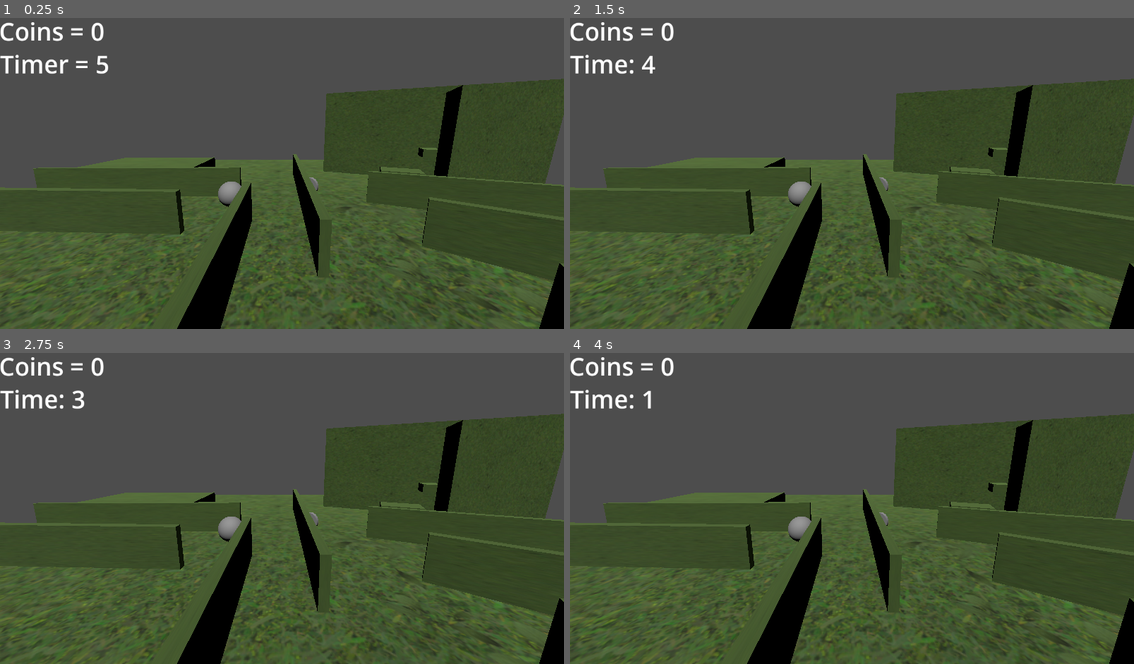
Above: before the commit, frames 1-4 (two rows, left to right).
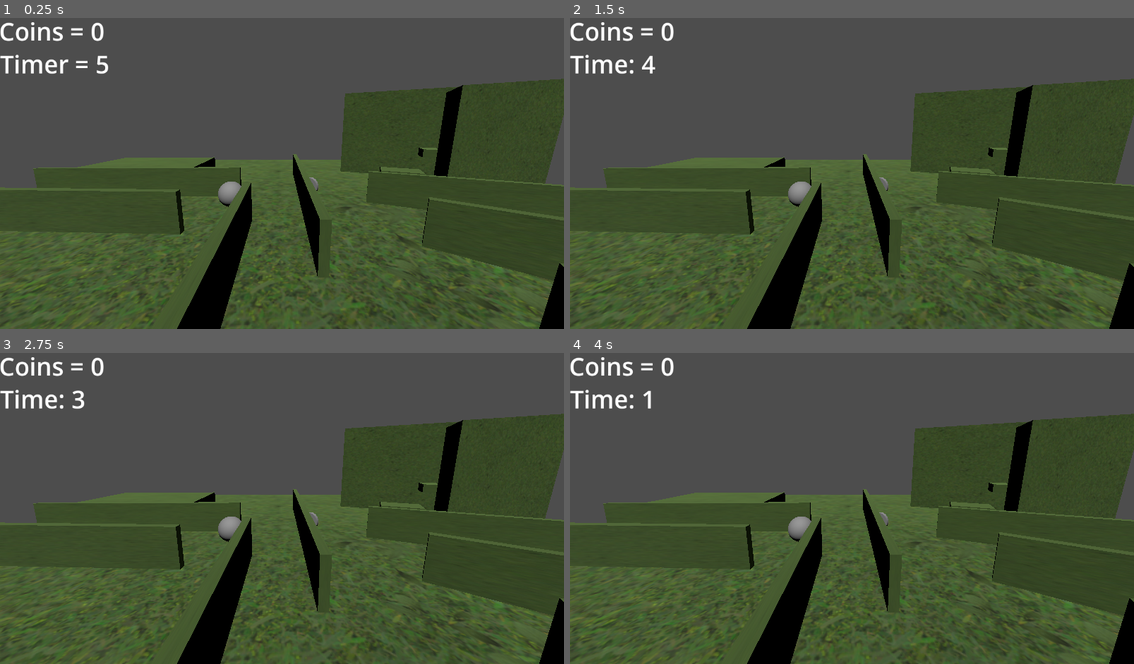
Above: after the commit, the same moments.

Repository: BAD-boys1/Intro-Game
Game: Godot game, scene res://Intro.tscn
Two runs of this game, one before a commit and one after it. Both use one fixed random seed, a clock stepped at 60 frames per second and the inputs below.
Inputs:
- Up to frame 1 (0.25 s): no input
- Up to frame 2 (1.5 s): tap Enter at 0.5 s
- Up to frame 3 (2.75 s): no input
- Up to frame 4 (4 s): tap Space at 2.75 s

The runs differ from the first frame. In frame 1, 0.9% of the frame differs, in the area x 57-86%, y 21-51%; in frame 2, 0.9%; in frame 3, 0.9%; in frame 4, 0.9%.

Commit message:
Update Intro.tscn

Diff:
--- a/Intro.tscn
+++ b/Intro.tscn
@@ -103,7 +103,7 @@
 size = Vector3(1.66153, 4.41507, 2.57468)
 
 [node name="Wall13" type="CSGBox3D" parent="Floor"]
-transform = Transform3D(0.38597, 0, 0.922511, 0, 1, 0, -0.922511, 0, 0.38597, 6.82504, 3.14263, -5.26104)
+transform = Transform3D(0.38597, 0, 0.922511, 0, 1, 0, -0.922511, 0, 0.38597, 8.01966, 3.14263, -5.26104)
 size = Vector3(0.294671, 5.13594, 8.14851)
 
 [node name="Step1" type="CSGBox3D" parent="Floor"]
